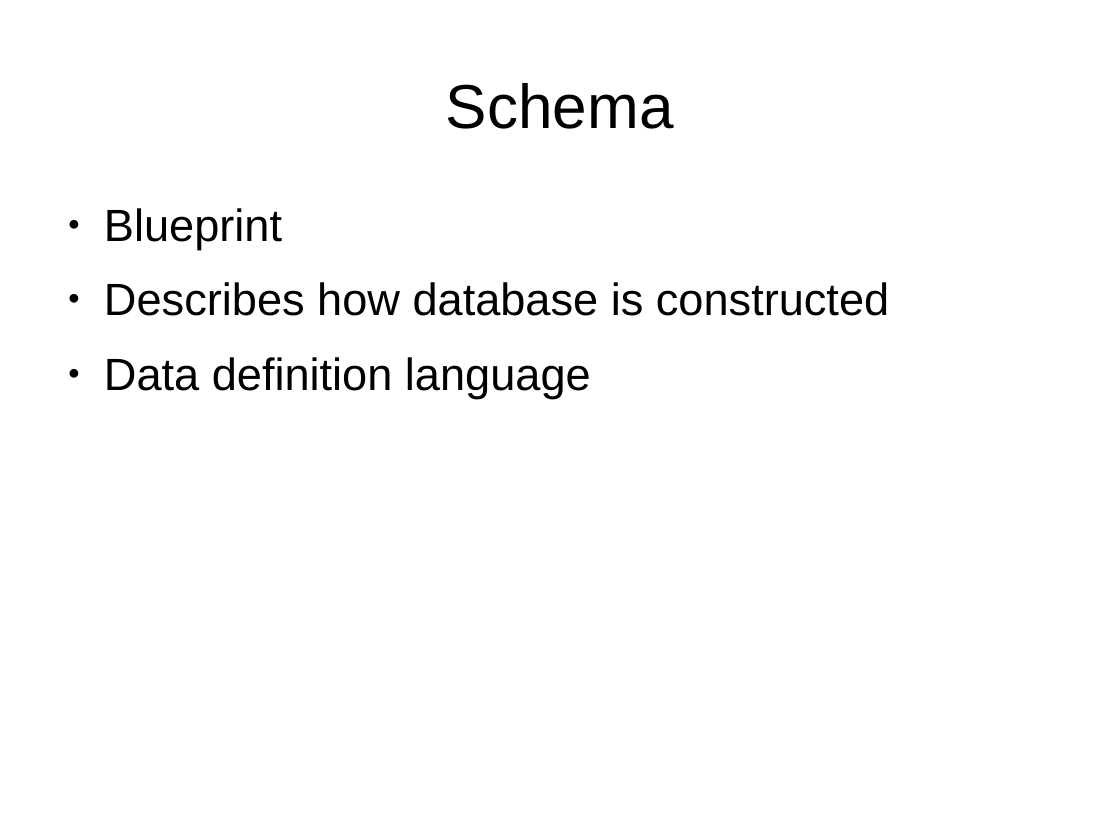
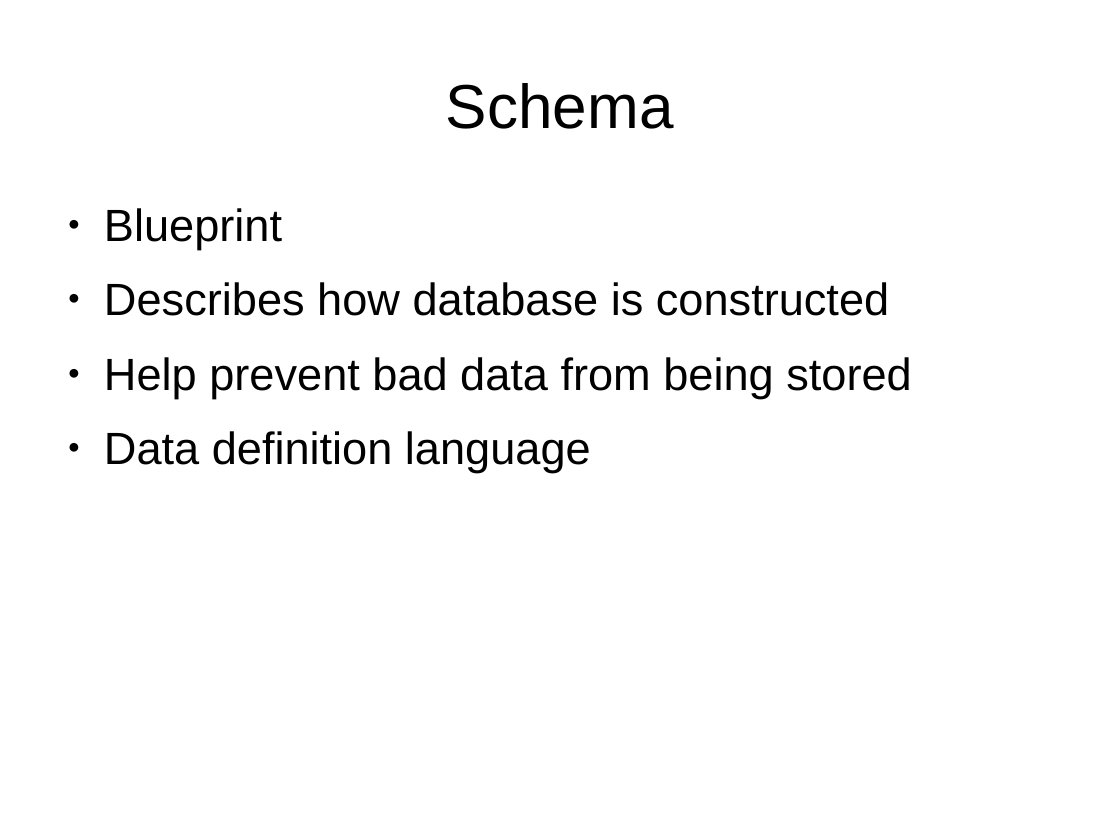
Before and after one commit to Oflameo/intro_to_databases_with_sqlite3, a slide deck: slide 4 of intro_to_databases_with_sqlite3.odp. Drawn at 1120x840 pixels with LibreOffice and Linux fonts; fonts in the diff are those of the drawing. Boxes give left, top, right and bottom in pixels: in the first picture for what was removed or moved away, otherwise in the second. Text is boxed around its words. In the diff, an @@ line names an element or a change of style, - is before the commit and + after.

```diff
--- a/intro_to_databases_with_sqlite3.odp
+++ b/intro_to_databases_with_sqlite3.odp
@@ text at [104,357,911,398]: paragraph added @@
+● Help prevent bad data from being stored
```
Also in this commit, not shown: 2 other slides changed, 3 slides added, 2 slides removed.
